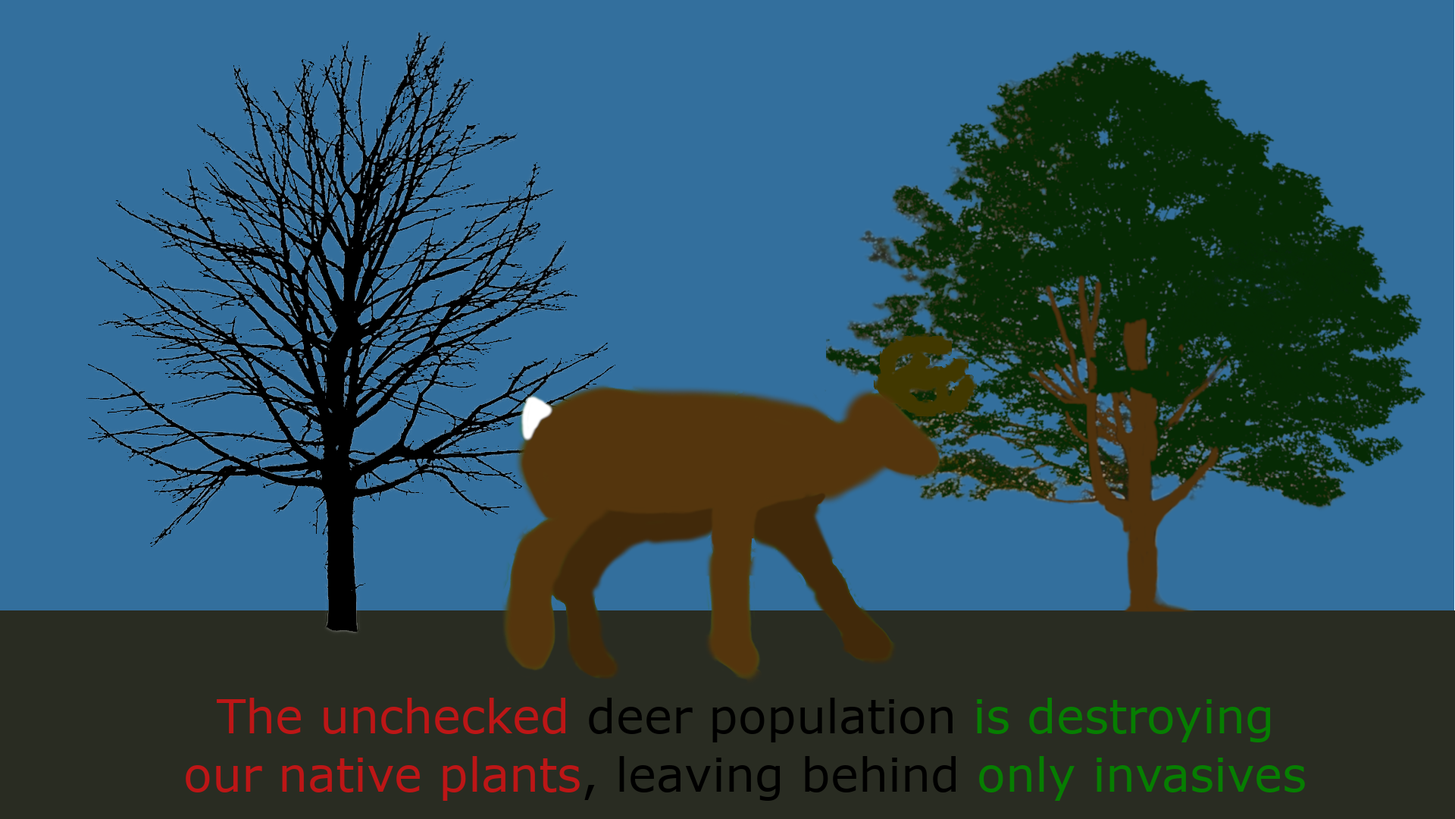
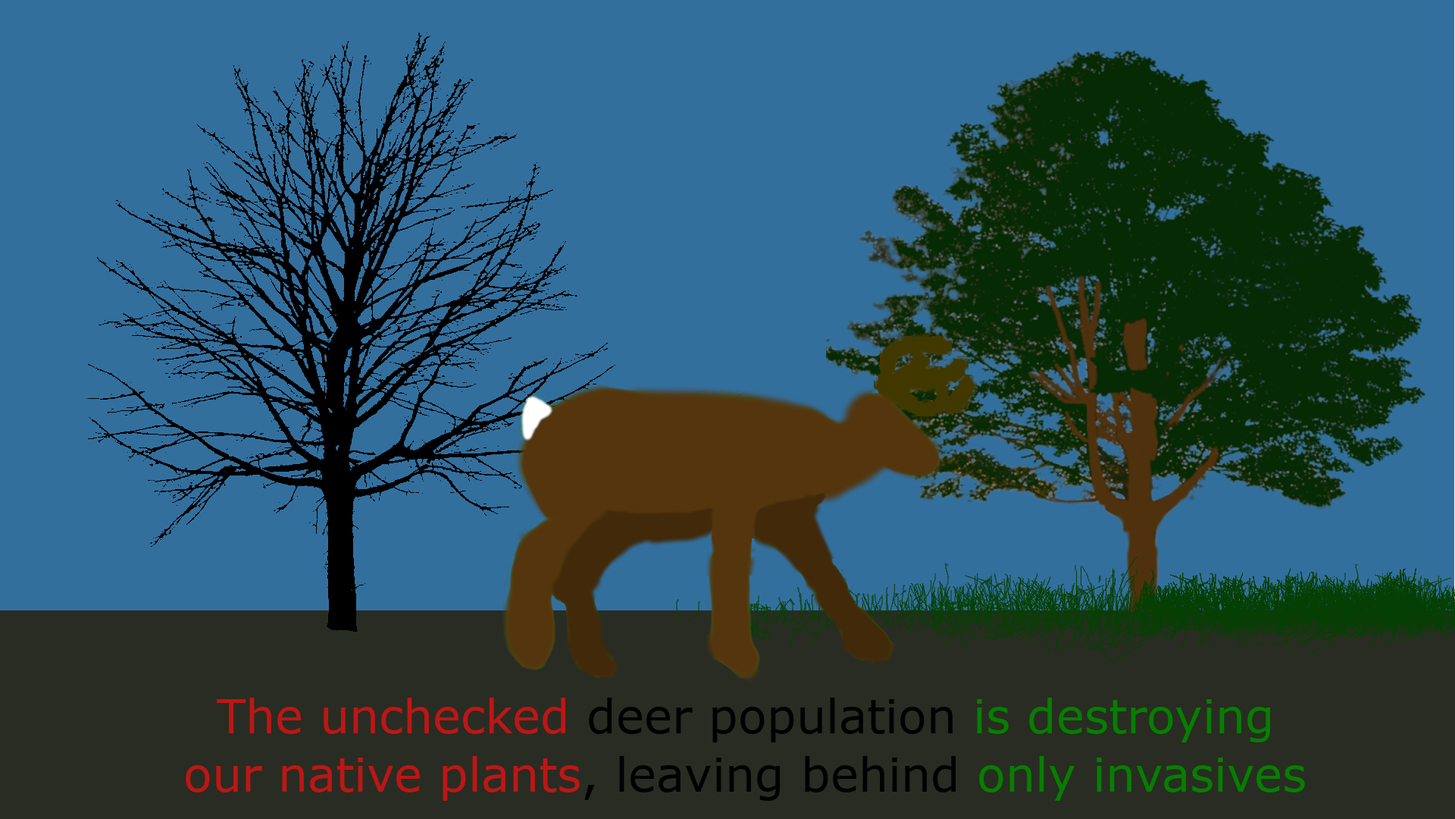
Layer changes from the first w=1455, h=819 image to the second:
moved "deer" above "grass" over 500, 332, 978, 649
renamed "text" to "grass", painted on it over 676, 556, 1455, 664
painted on "leaf tree" over 826, 144, 1420, 593
painted on "no leaf tree" over 87, 30, 615, 635
